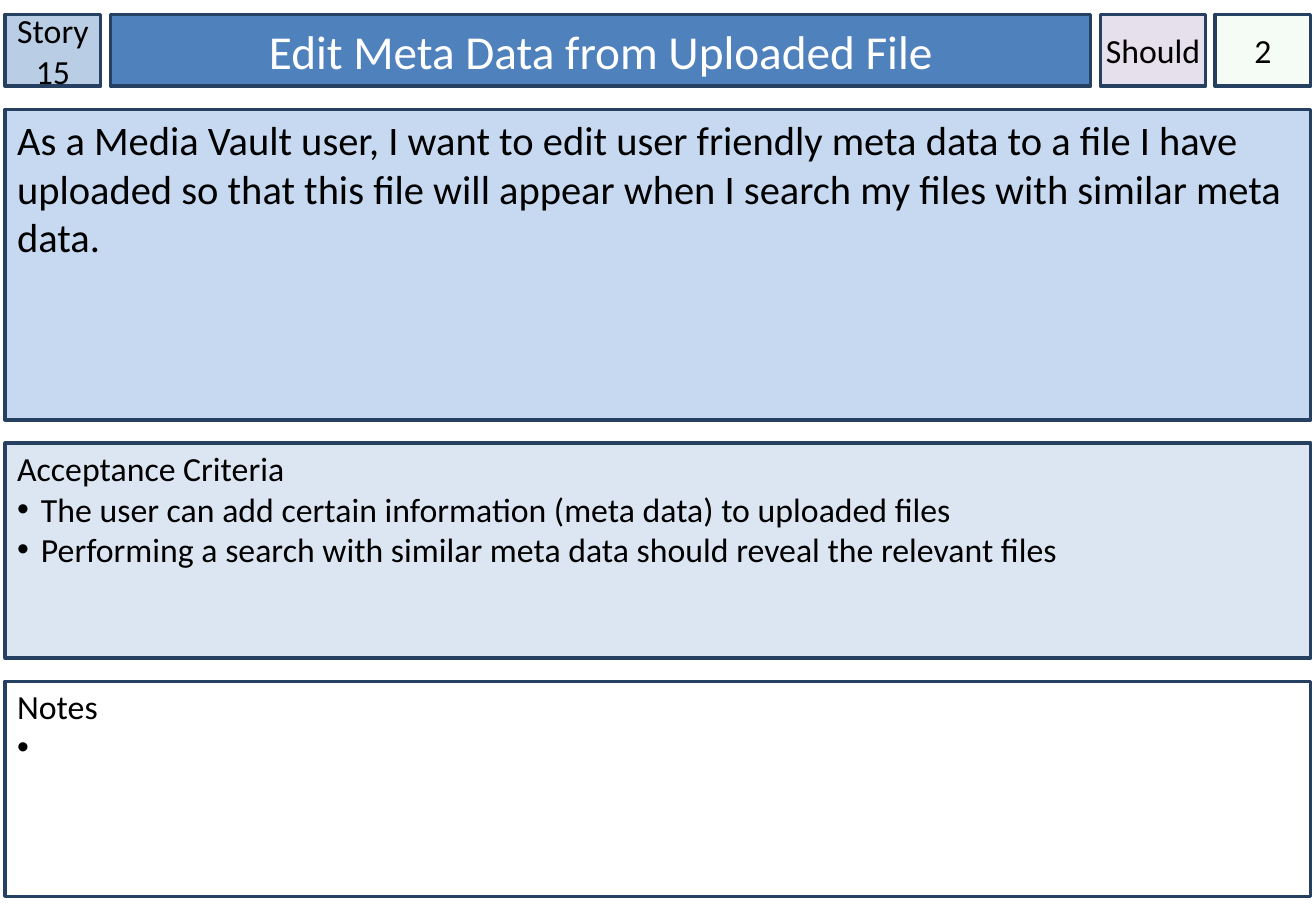
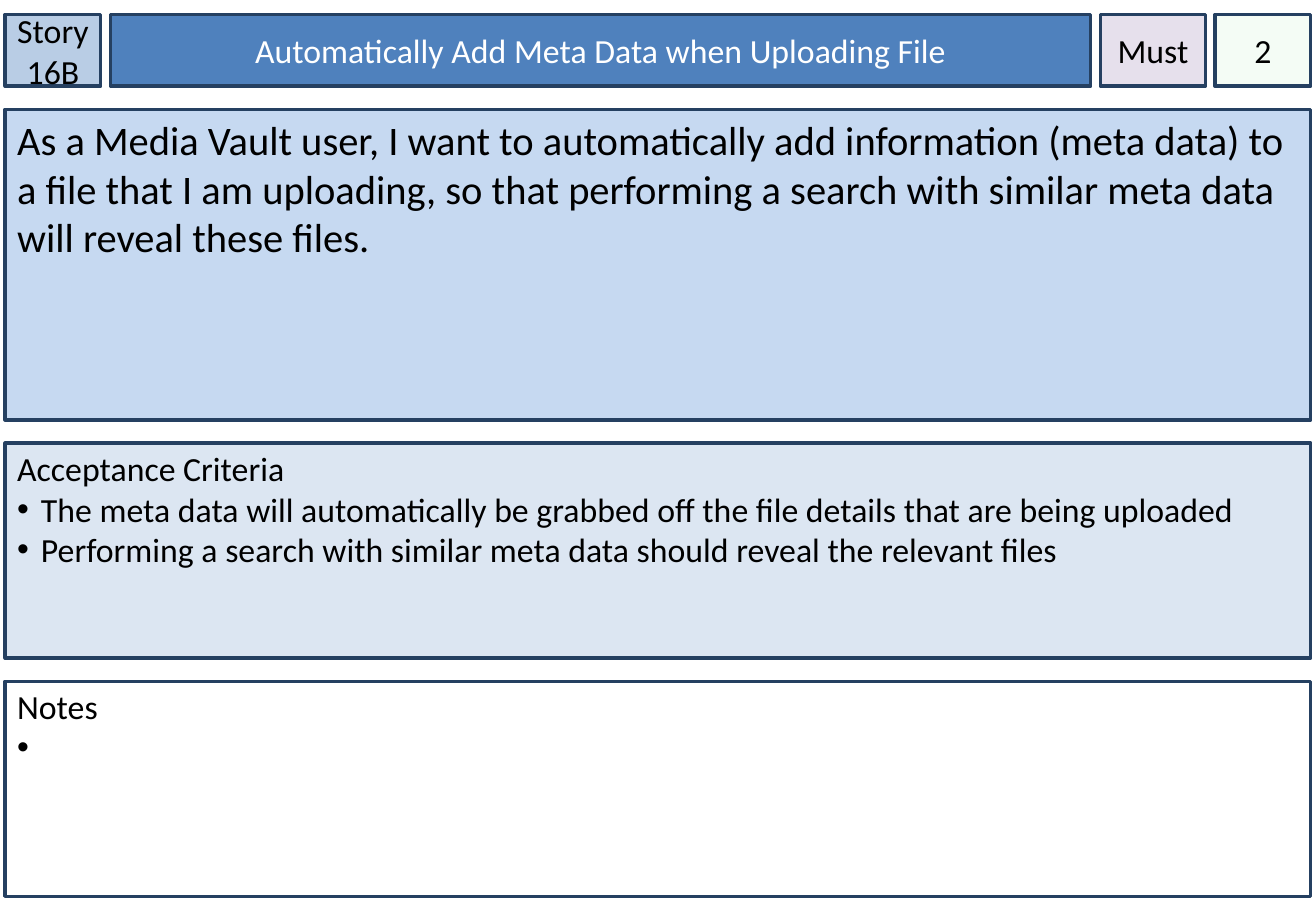
Before and after one commit to Lewibra/IFB299, a slide deck: slide 20 of Stories/Story Cards.pptx (slide 17 before the commit). Drawn at 1316x911 pixels with LibreOffice and Linux fonts; fonts in the diff are those of the drawing. Boxes give left, top, right and bottom in pixels: in the first picture for what was removed or moved away, otherwise in the second. Text is boxed around its words. In the diff, an @@ line names an element or a change of style, - is before the commit and + after.

```diff
--- a/Stories/Story Cards.pptx
+++ b/Stories/Story Cards.pptx
@@ text in rectangle at bbox=[17, 15, 89, 92]: text changed @@
-Story 15
+Story 16B
@@ text in rectangle at bbox=[255, 39, 946, 69]: text changed; size 28 to 20 pt @@
-Edit Meta Data from Uploaded File
+Automatically Add Meta Data when Uploading File
@@ text in rectangle at bbox=[1118, 41, 1189, 64]: text changed @@
-Should
+Must
@@ text in rectangle at bbox=[17, 125, 1284, 253]: text changed @@
-As a Media Vault user, I want to edit user friendly meta data to a file I have uploaded so that this file will appear when I search my files with similar meta data.
+As a Media Vault user, I want to automatically add information (meta data) to a file that I am uploading, so that performing a search with similar meta data will reveal these files.
@@ text in rectangle at bbox=[41, 498, 1232, 528]: text changed @@
-• The user can add certain information (meta data) to uploaded files
+• The meta data will automatically be grabbed off the file details that are being uploaded
```
Also in this commit, not shown: 20 other slides changed, 2 slides added, 2 slides removed.
